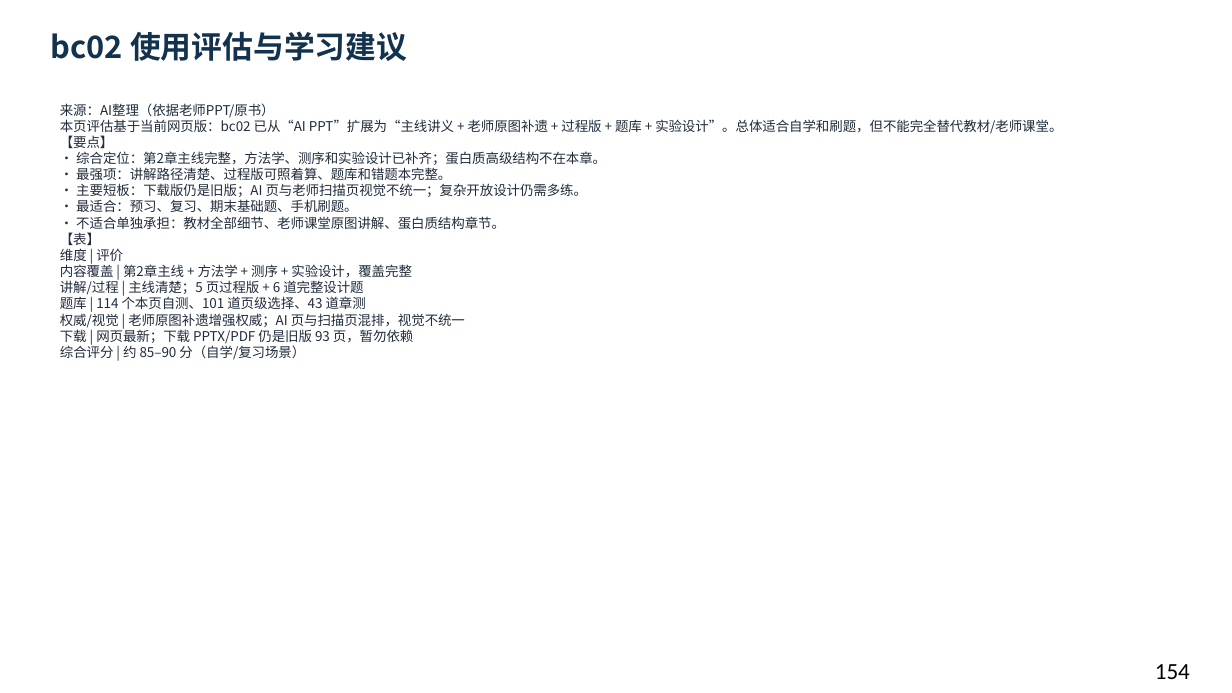
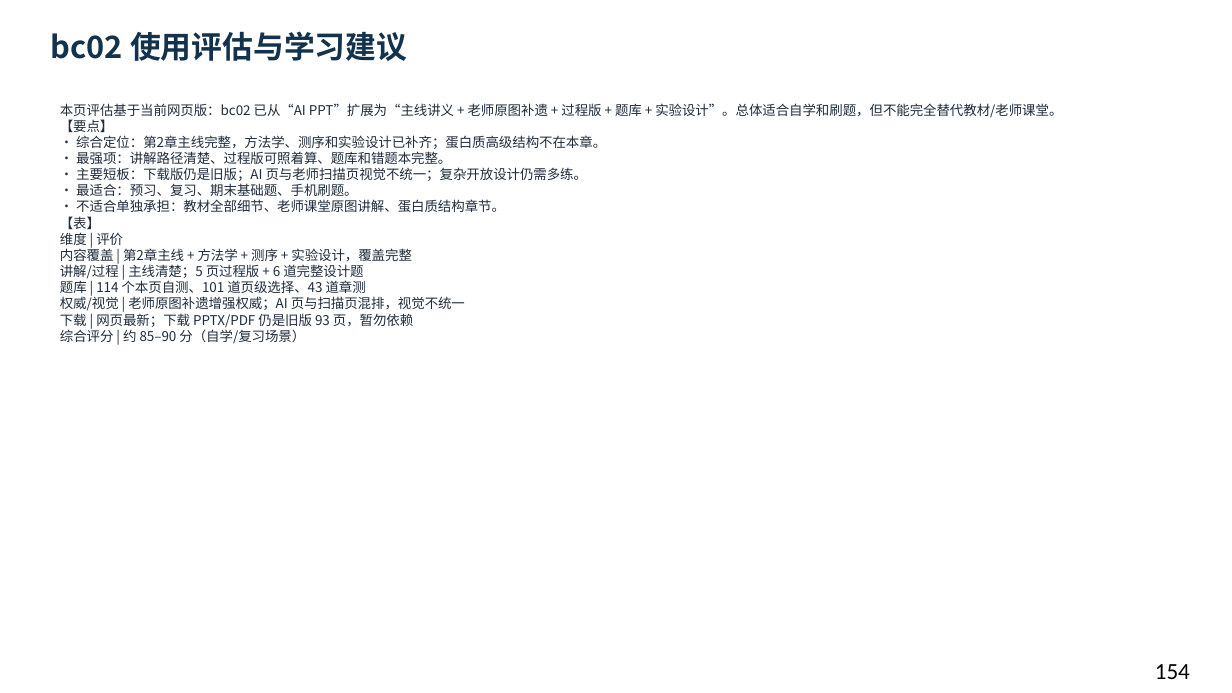
Before and after one commit to newkan-li/Biochemistry, a slide deck: slide 154 of downloads/bc02-ai-style.pptx. Drawn at 1232x693 pixels with LibreOffice and Linux fonts; fonts in the diff are those of the drawing. Boxes give left, top, right and bottom in pixels: in the first picture for what was removed or moved away, otherwise in the second. Text is boxed around its words. In the diff, an @@ line names an element or a change of style, - is before the commit and + after.

```diff
--- a/downloads/bc02-ai-style.pptx
+++ b/downloads/bc02-ai-style.pptx
@@ text at (x1=60, y1=103, x2=1062, y2=344): text changed @@
-来源：AI整理（依据老师PPT/原书）
-本页评估基于当前网页版：bc02 已从“AI PPT”扩展为“主线讲义 + 老师原图补遗 + 过程版 + 题库 + 实验设计”。总体适合自学和刷题，但不能完全替代教材/老师课堂。
-【要点】
-• 综合定位：第2章主线完整，方法学、测序和实验设计已补齐；蛋白质高级结构不在本章。
-• 最强项：讲解路径清楚、过程版可照着算、题库和错题本完整。
-• 主要短板：下载版仍是旧版；AI 页与老师扫描页视觉不统一；复杂开放设计仍需多练。
-• 最适合：预习、复习、期末基础题、手机刷题。
-• 不适合单独承担：教材全部细节、老师课堂原图讲解、蛋白质结构章节。
-【表】
-维度 | 评价
-内容覆盖 | 第2章主线 + 方法学 + 测序 + 实验设计，覆盖完整
-讲解/过程 | 主线清楚；5 页过程版 + 6 道完整设计题
-题库 | 114 个本页自测、101 道页级选择、43 道章测
-权威/视觉 | 老师原图补遗增强权威；AI 页与扫描页混排，视觉不统一
-下载 | 网页最新；下载 PPTX/PDF 仍是旧版 93 页，暂勿依赖
-综合评分 | 约 85–90 分（自学/复习场景）
+本页评估基于当前网页版：bc02 已从“AI PPT”扩展为“主线讲义 + 老师原图补遗 + 过程版 + 题库 + 实验设计”。总体适合自学和刷题，但不能完全替代教材/老师课堂。
+【要点】
+• 综合定位：第2章主线完整，方法学、测序和实验设计已补齐；蛋白质高级结构不在本章。
+• 最强项：讲解路径清楚、过程版可照着算、题库和错题本完整。
+• 主要短板：下载版仍是旧版；AI 页与老师扫描页视觉不统一；复杂开放设计仍需多练。
+• 最适合：预习、复习、期末基础题、手机刷题。
+• 不适合单独承担：教材全部细节、老师课堂原图讲解、蛋白质结构章节。
+【表】
+维度 | 评价
+内容覆盖 | 第2章主线 + 方法学 + 测序 + 实验设计，覆盖完整
+讲解/过程 | 主线清楚；5 页过程版 + 6 道完整设计题
+题库 | 114 个本页自测、101 道页级选择、43 道章测
+权威/视觉 | 老师原图补遗增强权威；AI 页与扫描页混排，视觉不统一
+下载 | 网页最新；下载 PPTX/PDF 仍是旧版 93 页，暂勿依赖
+综合评分 | 约 85–90 分（自学/复习场景）
```
Also in this commit, not shown: 150 other slides changed, 3 other files.
